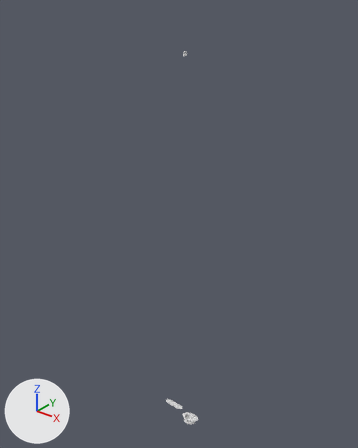
Before and after pictures for a commit that changed the FBX model Assets/Models/PilotModels/PilotInertialDampenerSetV14.fbx.
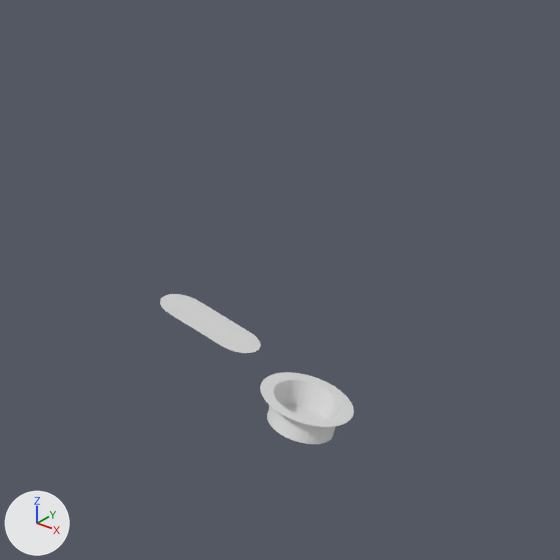
The first picture shows the older version from a camera (50 mm lens) standing at (2.84, -3.64, 0.57) and looking at (1.19, -1.57, -0.71). The close-ups show the older and then the newer version on the part from 39% to 65% of the width and 78% to 99% of the height of that picture. Only the edits that show in the close-ups are written down. Every picture has the same lights, and +X, +Y and +Z are marked at lower left. Where no turn or scale is listed for an object, it has been applied to the vertices.

Objects in the first close-up: 'PilotInertialDampenersBases', 'PilotInertialDampenersGlass'.
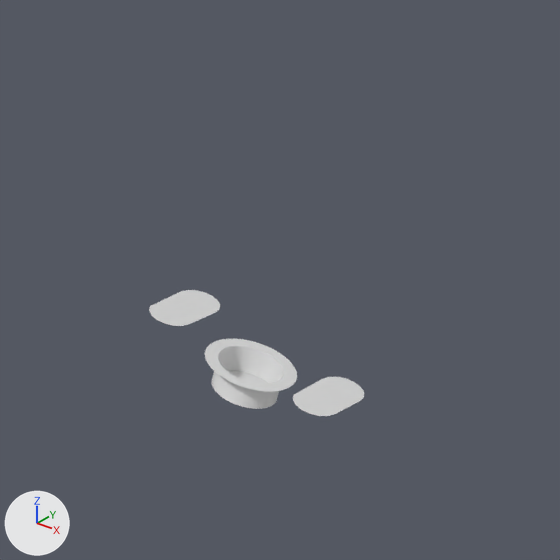
The change in detail:
me_plane_033 is used by ob_pilotinertialdampenersbases; location (0.0, 0.0, 0.0).
me_plane_033 had 96 vertices, 94 faces and spanned x 2.1601..2.2091, y -2.7825..-2.7374, z -0.6253..-0.5962.
me_plane_033 now has 96 vertices, 94 faces and spans x 2.1239..2.1729, y -2.7825..-2.7374, z -0.6253..-0.5962.
me_plane_033 part 1: the whole mesh is moved by (-0.0362, 0.0, 0.0).
Mesh me_plane_032_1 is new.
It has 34 vertices, 30 faces and spans x 2.0896..2.2072, y -2.7786..-2.7335, z -0.6089..-0.59.
Object 'PilotInertialDampenersGlass' (ob_pilotinertialdampenersglass) is deleted.
Object 'PilotInertialDampenersGlasses' (ob_pilotinertialdampenersglasses) is new; it shows me_plane_032_1.
Its location is (0.0, 0.0, 0.0).

Boxes [x1, y1, x2, y2] around the edits, measured in the close-ups (560 x 560 px):
'PilotInertialDampenersBases', moved: before [260, 372, 354, 444]; after [205, 339, 297, 409]
'PilotInertialDampenersGlasses', added: after [149, 290, 364, 416]
'PilotInertialDampenersGlass', deleted: before [160, 294, 261, 353]
